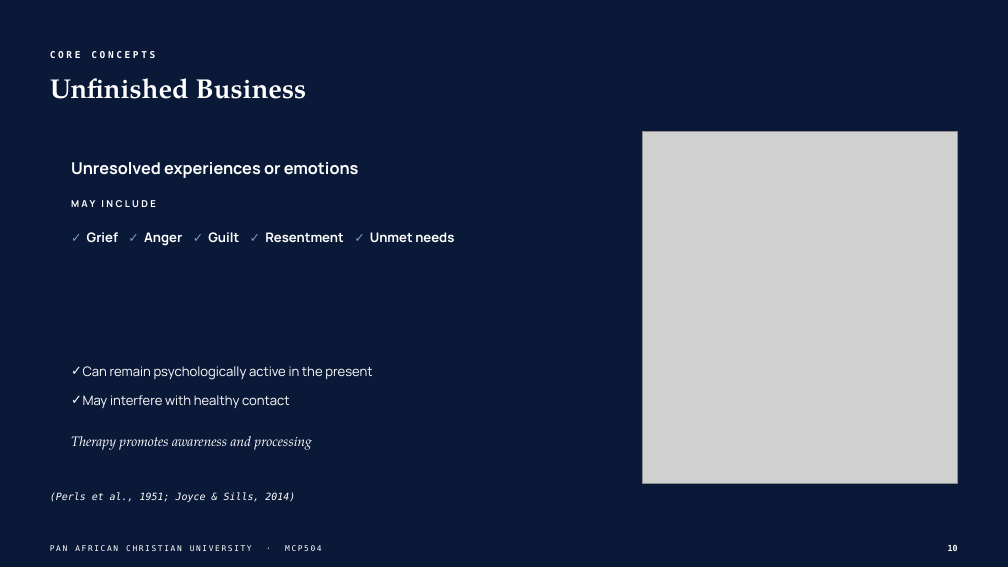
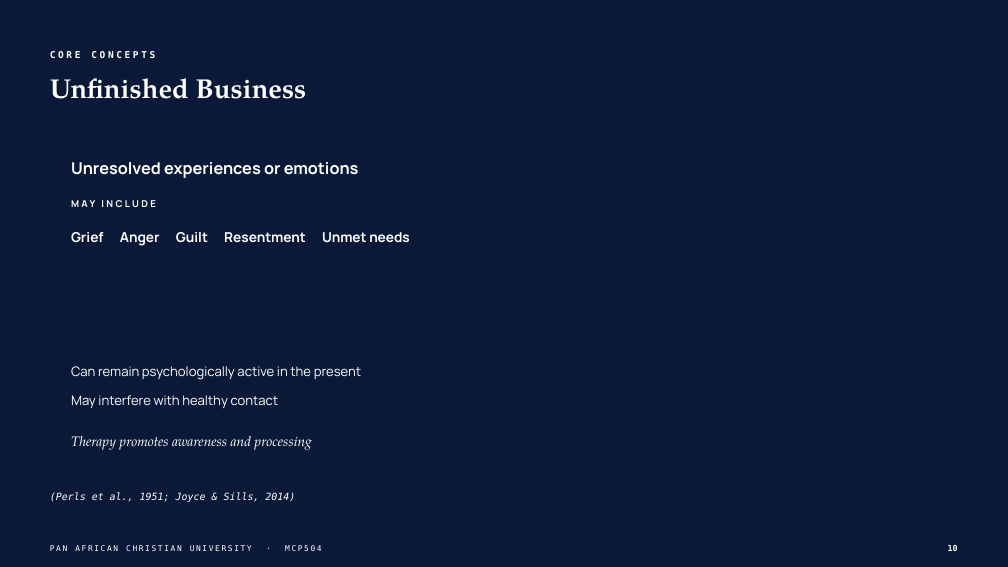
Before and after one commit to wambetebenjamin/Business-e-books, a slide deck: slide 10 of presentations/gestalt-theory-counselling/output/Gestalt Theory and Its Application to Counselling.pptx. Drawn at 1008x567 pixels with LibreOffice and Linux fonts; fonts in the diff are those of the drawing; grey boxes stand for pictures; background and template pictures are left out. Boxes give left, top, right and bottom in pixels: in the first picture for what was removed or moved away, otherwise in the second. Text is boxed around its words. In the diff, an @@ line names an element or a change of style, - is before the commit and + after.

```diff
--- a/presentations/gestalt-theory-counselling/output/Gestalt Theory and Its Application to Counselling.pptx
+++ b/presentations/gestalt-theory-counselling/output/Gestalt Theory and Its Application to Counselling.pptx
@@ picture removed at <box>643,132,957,484</box> @@
@@ text at <box>71,232,410,246</box>: text changed; size 12.5 to 13 pt @@
-✓ Grief ✓ Anger ✓ Guilt ✓ Resentment ✓ Unmet needs
+Grief Anger Guilt Resentment Unmet needs
@@ text "Can remain psychologically active in ..." at <box>71,366,361,408</box>: bullet ✓ to none @@
```
Also in this commit, not shown: 21 other slides changed, 35 other files.
